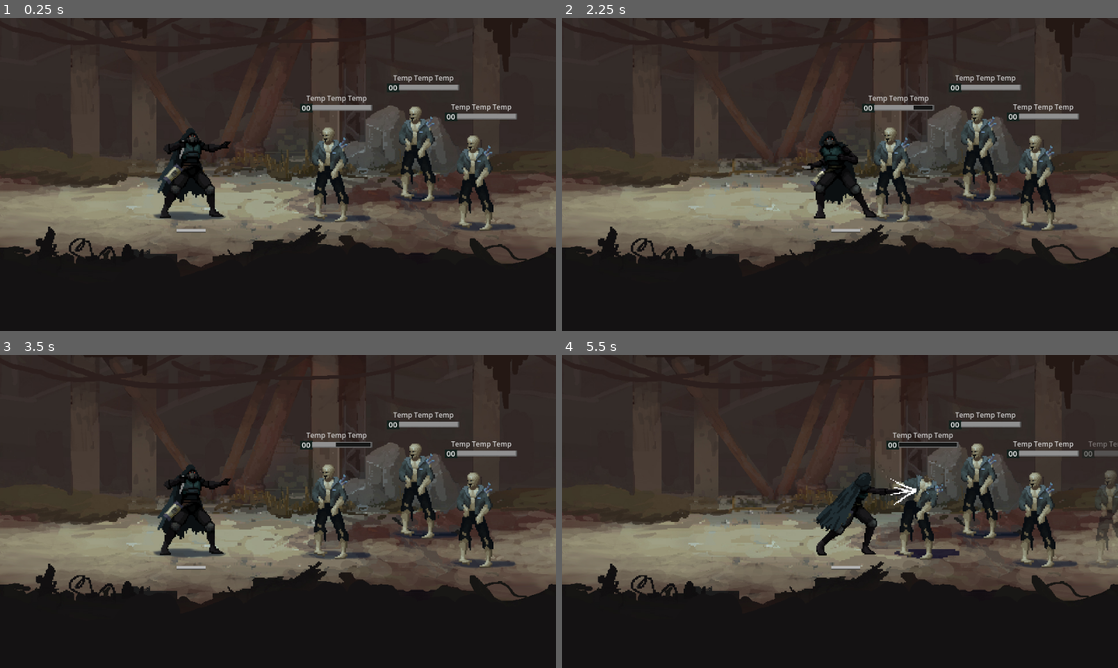
Above: before the commit, frames 1-4 (two rows, left to right).
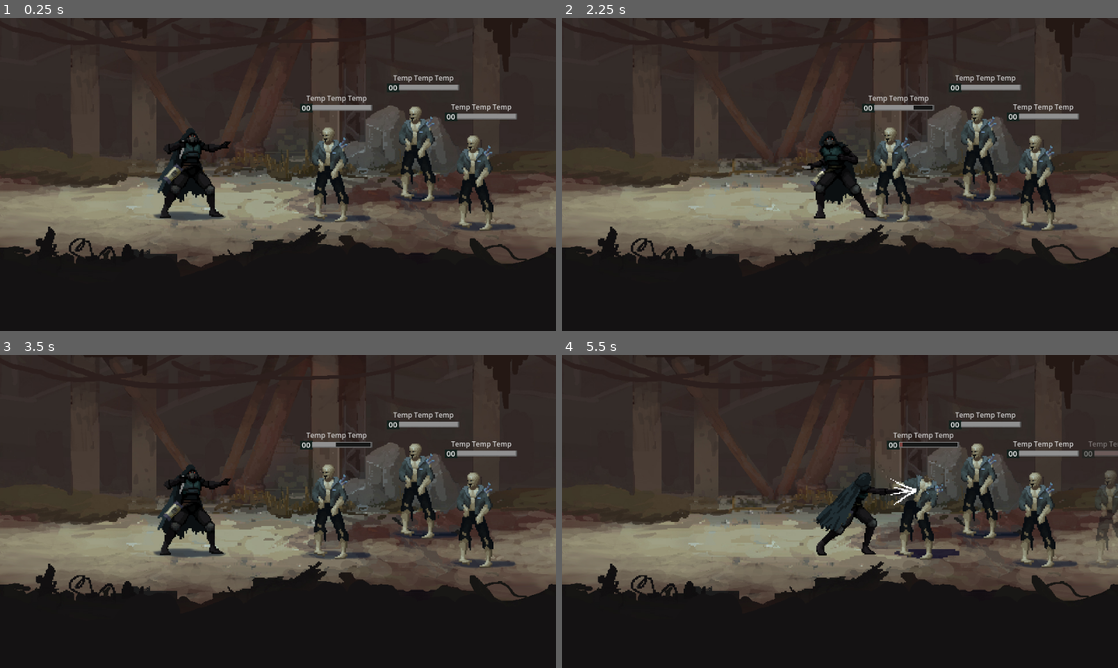
Above: after the commit, the same moments.

Repository: lynxLoad/biosplit
Game: Godot game, scene res://game/arena/arena.tscn
Same seed, same stepped clock (60 frames per second), same inputs: the game is played once before the commit and once after it.
Inputs:
- Up to frame 1 (0.25 s): no input
- Up to frame 2 (2.25 s): hold Z (attack) 0.53-1.28 s; tap X (block) at 1.35 s; hold Z (attack) from 2.03 s (still down)
- Up to frame 3 (3.5 s): release Z (attack) at 2.78 s; tap X (block) at 2.85 s
- Up to frame 4 (5.5 s): hold Z (attack) 3.53-4.28 s; tap X (block) at 4.35 s; hold Z (attack) from 5.03 s (still down)

The runs differ from the first frame. In frame 1, less than 0.1% of the frame differs, in the area x 31-37%, y 67-69%; in frame 2, less than 0.1%; in frame 3, less than 0.1%; in frame 4, 0.2%, in the area x 48-72%, y 24-69%.

Commit message:
refactor(bars): rebuild Bar as Control with juice
- Bar now extends Control and owns its children: Under (TextureRect),
  TextureProgressBar, and labels — replaces the previous
  TextureProgressBar-extending version
- Damage juice: trail bar (delayed drain), red flash, punch scale,
  shake, low-HP pulse on bar+under only (labels stay steady)
- Heal juice: green flash + soft punch; trail snaps to target
- setup() fully resets death state (used on spawn / pool reuse)
- Player FatiqueBar node dropped: player_bar.tscn is not migrated to the
  new Control structure and is currently unused

Diff:
--- a/game/characters/bar.gd
+++ b/game/characters/bar.gd
@@ -1,42 +1,213 @@
-extends TextureProgressBar
+extends Control
 class_name Bar
 
 ## Больше = резче (короче анимация). ~25 → ~0.12 с, ~5 → ~0.6 с.
 @export_range(1.0, 40.0, 0.5) var smooth_speed: float = 25.0
 
+@export_group("Juice")
+@export var show_trail: bool = true
+@export var trail_color: Color = Color(1.0, 0.35, 0.35, 0.85)
+@export_range(1.0, 20.0, 0.5) var trail_speed: float = 4.0
+@export var flash_color: Color = Color(1.0, 0.35, 0.35, 1.0)
+@export var heal_color: Color = Color(0.45, 1.0, 0.45, 1.0)
+@export var flash_time: float = 0.12
+@export var punch_scale: float = 1.12
+@export var punch_time: float = 0.2
+@export var shake_pixels: float = 4.0
+@export var shake_time: float = 0.2
+@export var low_hp_threshold: float = 0.25
+@export var low_hp_pulse_speed: float = 5.0
+@export var low_hp_pulse_amount: float = 0.18
+
+@onready var _progress: TextureProgressBar = $TextureProgressBar
+@onready var _under: TextureRect = $Under
+
 var _target: float = 1.0
 var _tween: Tween
+var _flash_tween: Tween
+var _punch_tween: Tween
+var _shake_tween: Tween
+var _trail_tween: Tween
+var _trail: TextureProgressBar
+var _base_scale: Vector2
+var _base_pos: Vector2
+var _base_size: Vector2
+var _pulse_time: float = 0.0
 
 func _ready() -> void:
-	min_value = 0.0
-	max_value = 1.0
-	step = 0.0          # без step снапа — value хранится как дробное
-
-## Вызывать при спавне — бар сразу на нужном значении, без анимации.
+	# Переводим дочерний бар в 0..1 без снапа
+	_progress.min_value = 0.0
+	_progress.max_value = 1.0
+	_progress.step = 0.0
+	_progress.value = clampf(_progress.value, 0.0, 1.0)
+	_target = _progress.value
+
+	_base_scale = scale
+	_base_pos = position
+	_base_size = size
+
+	if show_trail:
+		_create_trail()
+
+## Создаём trail-бар: копия основного, но с tint_progress = красный.
+## Вставляем в дерево СРАЗУ после Under — рисуется над фоном, под основным.
+func _create_trail() -> void:
+	_trail = TextureProgressBar.new()
+	_trail.texture_progress = _progress.texture_progress
+	_trail.fill_mode = _progress.fill_mode
+	_trail.nine_patch_stretch = _progress.nine_patch_stretch
+	_trail.stretch_margin_left = _progress.stretch_margin_left
+	_trail.stretch_margin_top = _progress.stretch_margin_top
+	_trail.stretch_margin_right = _progress.stretch_margin_right
+	_trail.stretch_margin_bottom = _progress.stretch_margin_bottom
+	# Тот самый offset, чтобы trail идеально совпал с основным баром
+	_trail.texture_progress_offset = _progress.texture_progress_offset
+	_trail.tint_progress = trail_color
+	_trail.min_value = 0.0
+	_trail.max_value = 1.0
+	_trail.step = 0.0
+	_trail.value = _progress.value
+	_trail.mouse_filter = Control.MOUSE_FILTER_IGNORE
+	_trail.position = _progress.position
+	_trail.size = _progress.size
+
+	add_child(_trail)
+	move_child(_trail, _under.get_index() + 1)
+
+## Вызывать при спавне (в т.ч. при респавне из пула) — бар сразу
+## на нужном значении, без анимации.
 func setup(current: float, maximum: float) -> void:
-	_kill_tween()
+	_kill_all_tweens()
 	_target = _ratio(current, maximum)
-	value = _target
+	_progress.value = _target
+	if _trail:
+		_trail.value = _target
+	scale = _base_scale
+	position = _base_pos
+	size = _base_size
+	modulate.a = 1.0
+	_progress.self_modulate = Color.WHITE
+	_pulse_time = 0.0
+	_apply_bar_alpha(1.0)
 
 ## Вызывать при изменении HP — бар сам плавно доедет.
 func update_value(current: float, maximum: float) -> void:
-	_target = _ratio(current, maximum)
+	var new_target := _ratio(current, maximum)
+	var is_damage := new_target < _target - 0.0001
+	_target = new_target
 
 	_kill_tween()
-	if is_equal_approx(value, _target):
+	if not is_equal_approx(_progress.value, _target):
+		var duration := maxf(0.05, 3.0 / smooth_speed)
+		_tween = create_tween()
+		_tween.set_trans(Tween.TRANS_QUAD).set_ease(Tween.EASE_OUT)
+		_tween.tween_property(_progress, "value", _target, duration)
+
+	if _trail:
+		_animate_trail(is_damage)
+
+	if is_damage:
+		_flash(flash_color)
+		_punch()
+		_shake()
+	else:
+		_flash(heal_color)
+		_punch_soft()
+
+# --- Trail (полоса урона) ---
+
+func _animate_trail(is_damage: bool) -> void:
+	if _trail_tween and _trail_tween.is_valid():
+		_trail_tween.kill()
+
+	if not is_damage:
+		# Хил — trail мгновенно подтягивается
+		_trail.value = _target
 		return
 
-	# 3/smooth_speed ≈ время до ~95% — та же «резкость», что была у экспоненты.
-	var duration := maxf(0.05, 3.0 / smooth_speed)
-
-	_tween = create_tween()
-	_tween.set_trans(Tween.TRANS_QUAD).set_ease(Tween.EASE_OUT)
-	_tween.tween_property(self, "value", _target, duration)
+	var duration := maxf(0.1, 3.0 / trail_speed)
+	_trail_tween = create_tween()
+	_trail_tween.set_trans(Tween.TRANS_QUAD).set_ease(Tween.EASE_OUT)
+	_trail_tween.tween_property(_trail, "value", _target, duration)
+
+# --- Flash (только на баре, чтобы не задевать лейблы) ---
+
+func _flash(color: Color) -> void:
+	if _flash_tween and _flash_tween.is_valid():
+		_flash_tween.kill()
+	_progress.self_modulate = color
+	_flash_tween = create_tween()
+	_flash_tween.tween_property(_progress, "self_modulate", Color.WHITE, flash_time)
+
+# --- Punch (масштаб всего бара — включая лейблы, так сочнее) ---
+
+func _punch() -> void:
+	if _punch_tween and _punch_tween.is_valid():
+		_punch_tween.kill()
+	scale = _base_scale * punch_scale
+	_punch_tween = create_tween()
+	_punch_tween.set_trans(Tween.TRANS_ELASTIC).set_ease(Tween.EASE_OUT)
+	_punch_tween.tween_property(self, "scale", _base_scale, punch_time)
+
+func _punch_soft() -> void:
+	if _punch_tween and _punch_tween.is_valid():
+		_punch_tween.kill()
+	var soft := 1.0 + (punch_scale - 1.0) * 0.5
+	scale = _base_scale * soft
+	_punch_tween = create_tween()
+	_punch_tween.set_trans(Tween.TRANS_BACK).set_ease(Tween.EASE_OUT)
+	_punch_tween.tween_property(self, "scale", _base_scale, punch_time * 0.7)
+
+# --- Shake ---
+
+func _shake() -> void:
+	if _shake_tween and _shake_tween.is_valid():
+		_shake_tween.kill()
+	_shake_tween = create_tween()
+	_shake_tween.set_trans(Tween.TRANS_SINE)
+	var steps := 5
+	for i in steps:
+		var strength := shake_pixels * (1.0 - float(i) / steps)
+		var offset := Vector2(
+			randf_range(-strength, strength),
+			randf_range(-strength * 0.4, strength * 0.4)
+		)
+		_shake_tween.tween_property(self, "position", _base_pos + offset, shake_time / steps)
+	_shake_tween.tween_property(self, "position", _base_pos, shake_time / steps)
+
+# --- Low HP pulse (только полосы + фон, лейблы не мигают) ---
+
+func _process(delta: float) -> void:
+	if _target > 0.0 and _target <= low_hp_threshold:
+		_pulse_time += delta * low_hp_pulse_speed
+		var p := sin(_pulse_time) * 0.5 + 0.5
+		_apply_bar_alpha(1.0 - low_hp_pulse_amount * p)
+	elif _pulse_time != 0.0:
+		_pulse_time = 0.0
+		_apply_bar_alpha(1.0)
+
+func _apply_bar_alpha(a: float) -> void:
+	_under.modulate.a = a
+	_progress.modulate.a = a
+	if _trail:
+		_trail.modulate.a = a
+
+# --- Utils ---
 
 func _kill_tween() -> void:
 	if _tween and _tween.is_valid():
 		_tween.kill()
 	_tween = null
 
+func _kill_all_tweens() -> void:
+	for t: Tween in [_tween, _flash_tween, _punch_tween, _shake_tween, _trail_tween]:
+		if t and t.is_valid():
+			t.kill()
+	_tween = null
+	_flash_tween = null
+	_punch_tween = null
+	_shake_tween = null
+	_trail_tween = null
+
 func _ratio(current: float, maximum: float) -> float:
 	return 0.0 if maximum <= 0.0 else clampf(current / maximum, 0.0, 1.0)
--- a/game/characters/enemy/enemy_health_bar.tscn
+++ b/game/characters/enemy/enemy_health_bar.tscn
@@ -4,15 +4,23 @@
 [ext_resource type="Texture2D" uid="uid://b4ac48u20yjx2" path="res://assets/sprites/Enemy_bar_02.png" id="2_aaiid"]
 [ext_resource type="Script" uid="uid://cfnx41l7gfvxo" path="res://game/characters/bar.gd" id="3_lxggn"]
 
-[node name="TextureProgressBar" type="TextureProgressBar" unique_id=210445443]
+[node name="EnemyHealthBar" type="Control" unique_id=524117141]
+layout_mode = 3
+anchors_preset = 0
 offset_top = -1.0
 offset_right = 125.0
 offset_bottom = 14.0
-value = 100.0
-texture_under = ExtResource("1_qjbse")
-texture_progress = ExtResource("2_aaiid")
-texture_progress_offset = Vector2(22, 3)
 script = ExtResource("3_lxggn")
+trail_color = Color(0.9999992, 0.52145594, 0.49512774, 0.8509804)
+trail_speed = 8.0
+flash_color = Color(1, 0.47238213, 0.45287055, 1)
+shake_pixels = 5.0
+
+[node name="Under" type="TextureRect" parent="." unique_id=1222096148]
+layout_mode = 0
+offset_right = 125.0
+offset_bottom = 15.0
+texture = ExtResource("1_qjbse")
 
 [node name="Level" type="Label" parent="." unique_id=1628637294]
 layout_mode = 0
@@ -35,3 +43,12 @@
 theme_override_font_sizes/font_size = 12
 text = "Temp Temp Temp"
 horizontal_alignment = 1
+
+[node name="TextureProgressBar" type="TextureProgressBar" parent="." unique_id=207864621]
+layout_mode = 1
+offset_right = 100.0
+offset_bottom = 7.0
+step = 0.0
+value = 100.0
+texture_progress = ExtResource("2_aaiid")
+texture_progress_offset = Vector2(22, 3)
--- a/game/characters/player/player.tscn
+++ b/game/characters/player/player.tscn
@@ -4,7 +4,6 @@
 [ext_resource type="SpriteFrames" uid="uid://bafe2qx535n7" path="res://assets/resources/sprite_frames/sf_player.tres" id="1_yjtv7"]
 [ext_resource type="Resource" uid="uid://bj1x5dk7bt7ev" path="res://assets/resources/character_stats/cs_player.tres" id="2_mnys6"]
 [ext_resource type="Resource" uid="uid://fh4mivy3nv6u" path="res://assets/resources/weapons/w_knife.tres" id="3_65114"]
-[ext_resource type="PackedScene" uid="uid://4t0y2sh8g745" path="res://game/characters/player/player_bar.tscn" id="5_65114"]
 
 [node name="Player" type="Node2D" unique_id=1115020173]
 script = ExtResource("1_5hw72")
@@ -16,9 +15,3 @@
 sprite_frames = ExtResource("1_yjtv7")
 animation = &"block"
 offset = Vector2(0, -69)
-
-[node name="FatiqueBar" parent="." unique_id=1458703602 instance=ExtResource("5_65114")]
-offset_left = -25.0
-offset_top = 25.0
-offset_right = 25.0
-offset_bottom = 30.0
